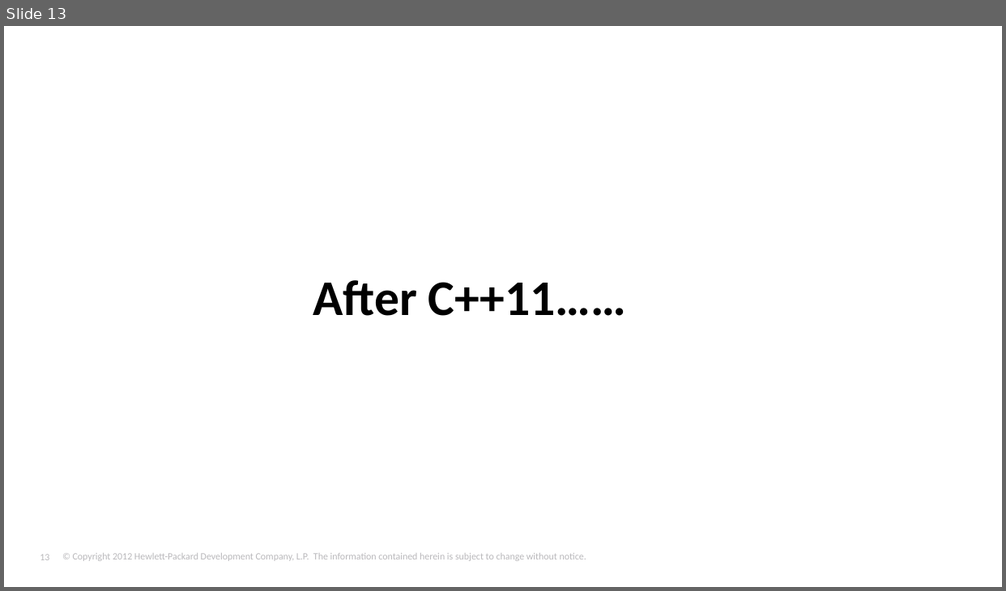
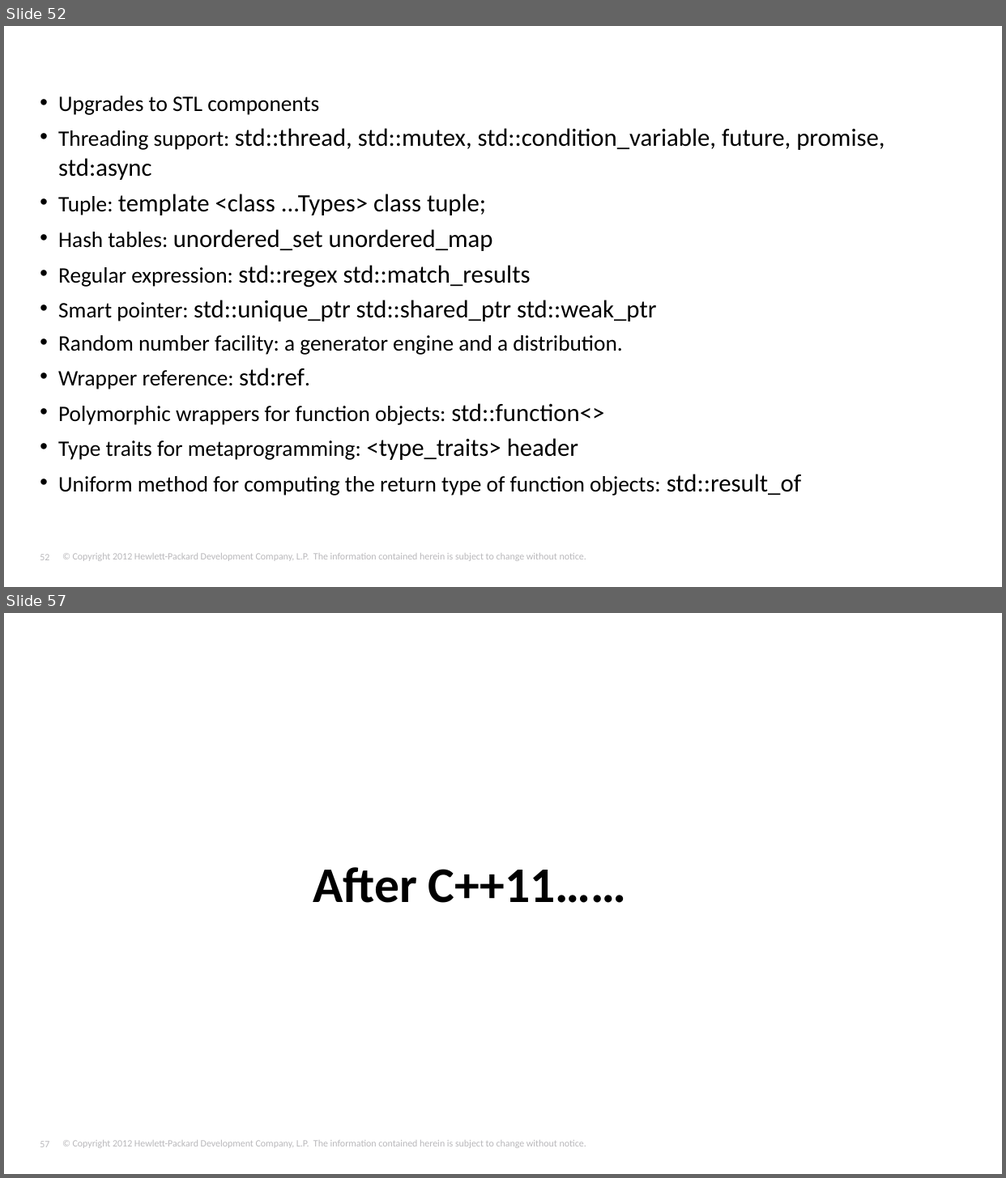
Before and after one commit to tjliupeng/CPP11, a slide deck: C++11.pptx. Shown one above the other, each under a label of ours: slide 13 before the commit, slides 52 and 57 after it; the slides between them are not shown. The pictures are 1006x591 and 1006x1178 pixels, drawn with LibreOffice and Linux fonts; fonts in the diff are those of the drawing; background and template pictures are left out. Boxes give left, top, right and bottom in pixels: in the first picture for what was removed or moved away, otherwise in the second. Text is boxed around its words. In the diff, an @@ line names an element or a change of style, - is before the commit and + after.

```diff
--- a/C++11.pptx
+++ b/C++11.pptx
@@ slide 52 added at box(4, 26, 1002, 587), background #FFFFFF; not listed: 2 template elements that a slide beside it also shows @@
@@ text added at box(58, 96, 884, 496), 16 pt, text #000000 @@
+    • Upgrades to STL components
+    • Threading support: std::thread, std::mutex, std::condition_variable, future, promise, std:async
+    • Tuple: template <class ...Types> class tuple;
+    • Hash tables: unordered_set unordered_map
+    • Regular expression: std::regex std::match_results
+    • Smart pointer: std::unique_ptr std::shared_ptr std::weak_ptr
+    • Random number facility: a generator engine and a distribution.
+    • Wrapper reference: std:ref.
+    • Polymorphic wrappers for function objects: std::function<>
+    • Type traits for metaprogramming: <type_traits> header
+    • Uniform method for computing the return type of function objects: std::result_of
@@ what was slide 13 is now slide 57 @@
@@ page number at box(40, 1141, 49, 1148): text changed @@
-13
+57
```
Also in this commit, not shown: 7 slides changed, 45 other slides added, 15 slides removed, 1 other file.
